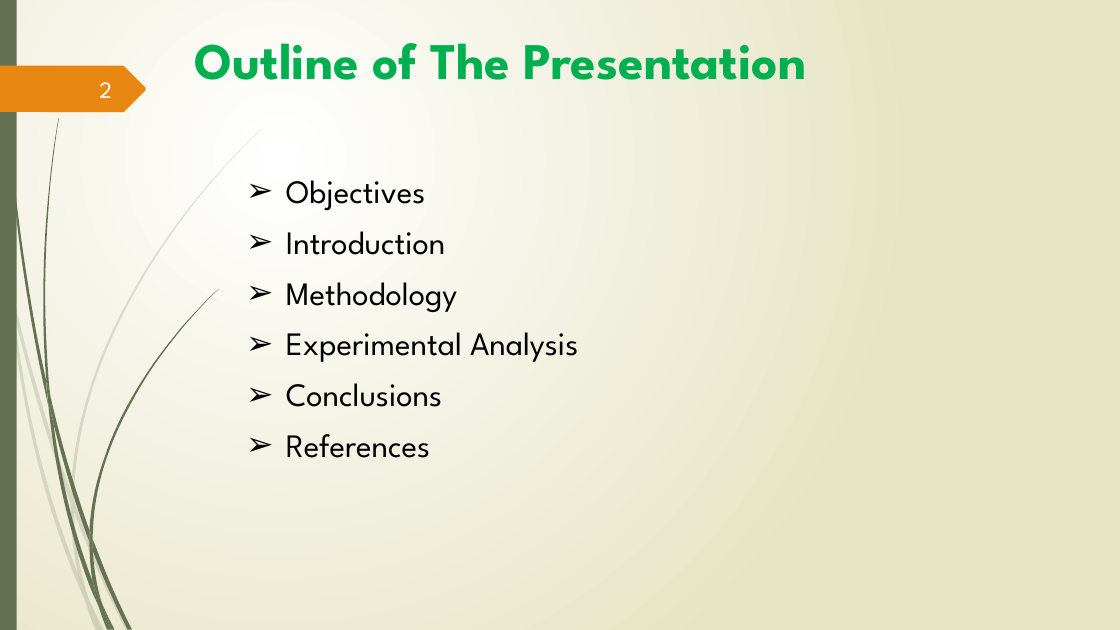
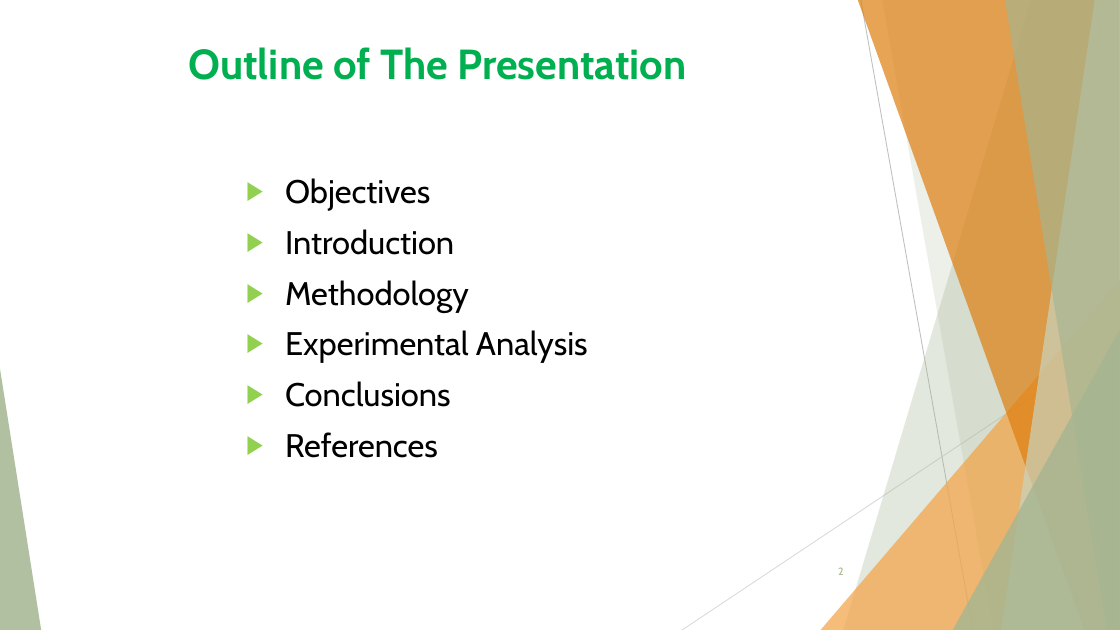
Before and after one commit to Limon49/Thesis, a slide deck: slide 2 of 1607049.pptx. Drawn at 1120x630 pixels with LibreOffice and Linux fonts; fonts in the diff are those of the drawing. Boxes give left, top, right and bottom in pixels: in the first picture for what was removed or moved away, otherwise in the second. Text is boxed around its words. In the diff, an @@ line names an element or a change of style, - is before the commit and + after.

```diff
--- a/1607049.pptx
+++ b/1607049.pptx
@@ background gradient #FFFFFF to #E8E6C4 to #FFFFFF @@
@@ rectangle removed at (0,0,17,630) @@
@@ title "Outline of The Presentation" at (189,47,687,80): size 44 to 36 pt, font League Spartan to Cabin @@
@@ freeform shape removed at (0,66,146,112) @@
@@ text "Objectives" at (285,178,588,458): font League Spartan to Cabin; bullet ➢ to ▶ @@
@@ group added at (0,0,1120,630): 5 freeform shapes, 3 triangles, 2 lines @@
@@ page number: place and size @@
-page number at (99,82,112,98)
+page number at (838,567,844,575)
@@ page number at (838,567,844,575): size 20 to 9 pt, font League Spartan to Cabin, text colour #FEFFFF to #A5B592 @@
@@ group removed at (0,129,262,630): 10 freeform shapes @@
@@ group removed at (3,0,218,630): 12 freeform shapes @@
```
Also in this commit, not shown: 13 other slides changed, 7 slides added, 1 slide removed, 4 other files.
